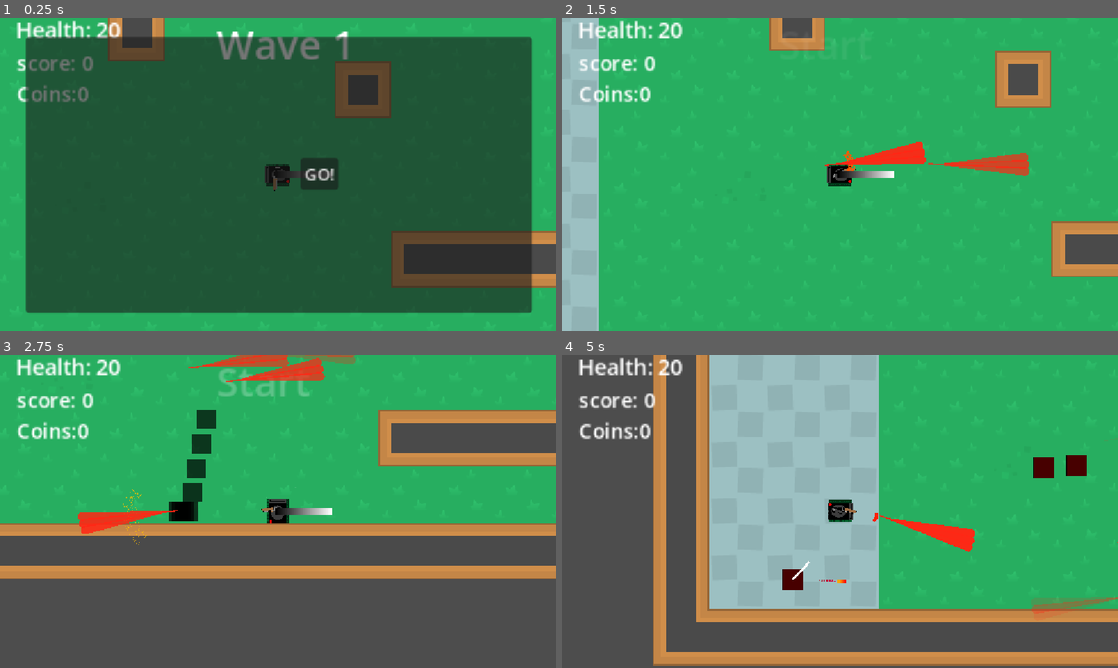
Above: before the commit, frames 1-4 (two rows, left to right).
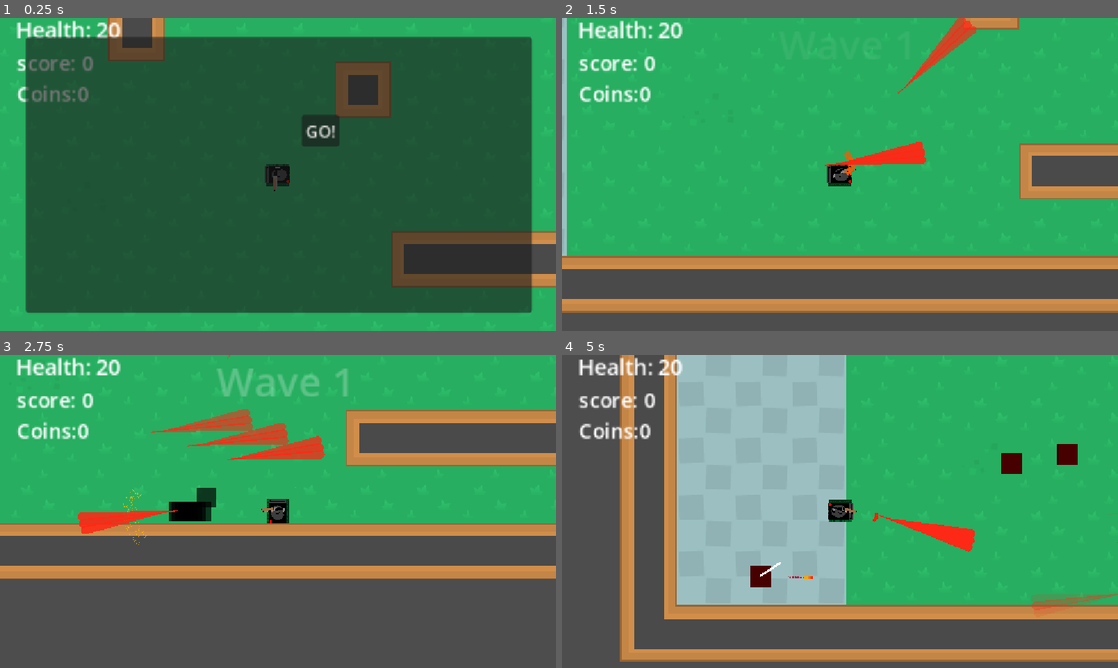
Above: after the commit, the same moments.

Repository: isaacK-428/shot_gun_craze
Game: Godot game, scene res://scenes/maps/courtyard.tscn
Two runs of this game, one before a commit and one after it. Both use one fixed random seed, a clock stepped at 60 frames per second and the inputs below.
Inputs (mouse positions are in pixels of both pictures, inside the frame that each line leads up to):
- Up to frame 1 (0.25 s): no input
- Up to frame 2 (1.5 s): click "GO!" at 0.5 s; move the mouse to (962, 158) at 1.27 s; hold Right (go_right) from 1.28 s (still down); hold Space (shoot) from 1.28 s (still down)
- Up to frame 3 (2.75 s): move the mouse to (166, 527) at 2.02 s; release Right (go_right) at 2.03 s; release Space (shoot) at 2.03 s; hold Down (go_down) from 2.03 s (still down); tap Shift (dash) at 2.1 s; tap Space (shoot) at 2.3 s
- Up to frame 4 (5 s): move the mouse to (895, 442) at 2.77 s; release Down (go_down) at 2.78 s; hold Right (go_right) 2.78-3.53 s; hold Space (shoot) 2.78-3.53 s; tap E (melee_attack) at 2.85 s; move the mouse to (812, 574) at 3.52 s; hold Up (go_up) 3.53-4.28 s; tap Space (shoot) at 3.6 s; move the mouse to (1006, 558) at 4.27 s; hold Left (go_left) from 4.28 s (still down); hold Space (shoot) from 4.28 s (still down)

The runs differ from the first frame. In frame 1, 2.3% of the frame differs, in the area x 38-63%, y 4-55%; in frame 2, 37%, in the area x 0-100%, y 0-100%; in frame 3, 6.2%; in frame 4, 22%.

Commit message:
fixed wave bug
there where many wave bugs such as buttons not working and showing wrong wave at top

Diff:
--- a/scenes/combo.tscn
+++ b/scenes/combo.tscn
@@ -9,6 +9,7 @@
 anchor_bottom = 1.0
 grow_horizontal = 2
 grow_vertical = 2
+mouse_filter = 2
 script = ExtResource("1_gtdbx")
 
 [node name="Label" type="Label" parent="." unique_id=1104172822]
@@ -16,3 +17,9 @@
 offset_right = 40.0
 offset_bottom = 23.0
 text = "Combo: 1"
+
+[node name="Timer" type="Timer" parent="." unique_id=1328626214]
+one_shot = true
+autostart = true
+
+[connection signal="timeout" from="Timer" to="." method="_on_timer_timeout"]
--- a/scenes/hud.tscn
+++ b/scenes/hud.tscn
@@ -58,6 +58,7 @@
 offset_bottom = 29.0
 
 [node name="Label" type="Label" parent="." unique_id=2000290945]
+visible = false
 layout_mode = 1
 anchors_preset = 5
 anchor_left = 0.5
@@ -71,7 +72,7 @@
 text = "Wave 1"
 
 [node name="Timer" type="Timer" parent="." unique_id=1276960508]
-wait_time = 0.053
+wait_time = 0.202
 one_shot = true
 autostart = true
 
--- a/scenes/maps/courtyard.tscn
+++ b/scenes/maps/courtyard.tscn
@@ -26,6 +26,7 @@
 anchors_preset = 0
 offset_right = 40.0
 offset_bottom = 40.0
+mouse_filter = 2
 
 [node name="Panel" type="Panel" parent="player/perks" unique_id=2071942516]
 layout_mode = 0
@@ -34,12 +35,13 @@
 offset_right = 248.27592
 offset_bottom = 135.34486
 
-[node name="Button" type="Button" parent="player/perks" unique_id=890391679]
+[node name="Button2" type="Button" parent="player/perks" unique_id=261758271]
+z_index = 11
 layout_mode = 0
-offset_left = 22.413797
-offset_top = -15.5172415
-offset_right = 59.413795
-offset_bottom = 15.4827585
+offset_left = 23.275864
+offset_top = -57.758625
+offset_right = 60.275864
+offset_bottom = -26.758625
 text = "GO!"
 
 [node name="enemy_spawn_container" type="Node" parent="." unique_id=495950726]
@@ -65,4 +67,4 @@
 [node name="interest_point3" parent="." unique_id=997267898 instance=ExtResource("6_n25pp")]
 position = Vector2(498, 173)
 
-[connection signal="pressed" from="player/perks/Button" to="." method="_on_button_pressed"]
+[connection signal="pressed" from="player/perks/Button2" to="." method="_on_button_2_pressed"]
--- a/scenes/player.tscn
+++ b/scenes/player.tscn
@@ -56,7 +56,7 @@
 gradient = SubResource("Gradient_qlg0r")
 
 [sub_resource type="RectangleShape2D" id="RectangleShape2D_fjrip"]
-size = Vector2(65, 8)
+size = Vector2(82, 8)
 
 [node name="player" type="CharacterBody2D" unique_id=156242723 groups=["player"]]
 scale = Vector2(1.16, 1.16)
@@ -186,11 +186,12 @@
 one_shot = true
 
 [node name="Marker2D" type="Marker2D" parent="." unique_id=781330022]
+visible = false
 scale = Vector2(0.8620691, 0.8620691)
 
 [node name="Sprite2D" type="Sprite2D" parent="Marker2D" unique_id=2012715161]
-position = Vector2(29, 1.9073486e-06)
-scale = Vector2(0.99999994, 0.10937506)
+position = Vector2(38, 1.9073486e-06)
+scale = Vector2(1.2812499, 0.10937506)
 texture = SubResource("GradientTexture2D_tuyoq")
 
 [node name="Area2D" type="Area2D" parent="Marker2D" unique_id=1789411482]
@@ -198,7 +199,7 @@
 collision_mask = 2
 
 [node name="CollisionShape2D" type="CollisionShape2D" parent="Marker2D/Area2D" unique_id=1756767106]
-position = Vector2(29.499996, -1.4305112e-06)
+position = Vector2(37.999996, -1.4305112e-06)
 shape = SubResource("RectangleShape2D_fjrip")
 
 [node name="test" type="Timer" parent="." unique_id=1829556082]
--- a/scripts/combo.gd
+++ b/scripts/combo.gd
@@ -16,3 +16,8 @@
 	# Play all subsequent property tweaks at the same time
 	tween.set_parallel(true)
 	tween.tween_property($".", "modulate:a", 0.0, duration)
+
+
+
+func _on_timer_timeout() -> void:
+	queue_free()
--- a/scripts/hud.gd
+++ b/scripts/hud.gd
@@ -16,15 +16,22 @@
 	$score.text = "score: "+ str(credits)
 func new_wave(Wave):
 	if can_wave == true && Wave!=0:
+		#if Wave!=1:
+			#$Label.text = "Wave " + str(Wave-1)
 		if Wave!=1:
 			$Label.text = "Wave " + str(Wave-1)
+			$Label.show()
+			var tween = create_tween()
+			tween.set_parallel(true)
+			$Label.modulate.a = 1.0
+			tween.tween_property($Label, "modulate:a", 0.0, 1.0)
 		else:
-			$Label.text = "Start"
-		$Label.show()
-		var tween = create_tween()
-		tween.set_parallel(true)
-		$Label.modulate.a = 1.0
-		tween.tween_property($Label, "modulate:a", 0.0, 1.0)
+			$Label.text = "Wave " + str(Wave)
+			$Label.show()
+			var tween = create_tween()
+			tween.set_parallel(true)
+			$Label.modulate.a = 1.0
+			tween.tween_property($Label, "modulate:a", 0.0, 1.0)
 
 
 func _on_timer_timeout() -> void:
--- a/scripts/main_scene.gd
+++ b/scripts/main_scene.gd
@@ -4,6 +4,7 @@
 var wave_n = 1
 var d = null
 var this_wave_enemies = null
+var waiting_for_perk = false
 @onready var enemy_spawn_container: Node = $enemy_spawn_container
 
 # Called when the node enters the scene tree for the first time.
@@ -19,13 +20,14 @@
 
 	#if Input.is_action_just_pressed("restart"):
 		#get_tree().reload_current_scene()
-	if get_tree().get_nodes_in_group("enemy").is_empty():
+	if get_tree().get_nodes_in_group("enemy").is_empty()&&waiting_for_perk == false:
+		waiting_for_perk == true
 		#await get_tree().create_timer(2.0).timeout
 		#wave(wave_n)
 		#$player.change_perks = true
 		WTF()
-		for enemy in get_tree().get_nodes_in_group("enemy"):
-			enemy.speed*=1.5
+		#for enemy in get_tree().get_nodes_in_group("enemy"):
+			#enemy.speed*=1.5
 
 func wave(wave_number):
 	#await get_tree().create_timer(0.5).timeout
@@ -49,15 +51,22 @@
 			#spawner.spawn_enemy()
 func WTF():
 	if wave_n!=1:
+		cheese.choose_perks = true
 		$player/perks.show()
 		$player/perks/Panel.show()
-		$player/perks/Button.show()
+		$player/perks/Button2.show()
 		#wave(wave_n)
 	#wave(wave_n)
 
 
-func _on_button_pressed() -> void:
+
+
+
+
+func _on_button_2_pressed() -> void:
+	cheese.choose_perks = false
 	wave(wave_n)
-	$player/perks.hide()
+	#$player/perks.hide()
 	$player/perks/Panel.hide()
-	$player/perks/Button.hide()
+	$player/perks/Button2.hide()
+	waiting_for_perk == false
--- a/scripts/player.gd
+++ b/scripts/player.gd
@@ -38,7 +38,8 @@
 	hud.change_credits(cheese.credits)
 	cheese.player_pos = global_position
 	move(delta)
-	shoot(delta)
+	if cheese.choose_perks==false:
+		shoot(delta)
 	last_coins = coins
 func move(delta):
 	if can_dash==true:
@@ -48,22 +49,24 @@
 			$dash_cool_down.start()
 			speed = 1600
 	if speed!=1600:
-		dir = Vector2.ZERO
-		if Input.is_action_pressed("go_left"):
-			dir.x -=1
-		if Input.is_action_pressed("go_right"):
-			dir.x +=1
-		if Input.is_action_pressed("go_up"):
-			dir.y -=1
-		if Input.is_action_pressed("go_down"):
-			dir.y +=1
+		if cheese.choose_perks==false:
+			dir = Vector2.ZERO
+			if Input.is_action_pressed("go_left"):
+				dir.x -=1
+			if Input.is_action_pressed("go_right"):
+				dir.x +=1
+			if Input.is_action_pressed("go_up"):
+				dir.y -=1
+			if Input.is_action_pressed("go_down"):
+				dir.y +=1
 	else:
 		var D_V_I = dash_visual.instantiate()
 		D_V_I.global_position = global_position
 		$bullet_container.add_child(D_V_I)
 	if dir!=Vector2.ZERO:
 		change_sprite(dir)
-
+	if cheese.choose_perks==true:
+		dir = Vector2.ZERO
 	velocity=Vector2.ZERO
 	velocity+=dir*speed
 	velocity+=recoil_amount
